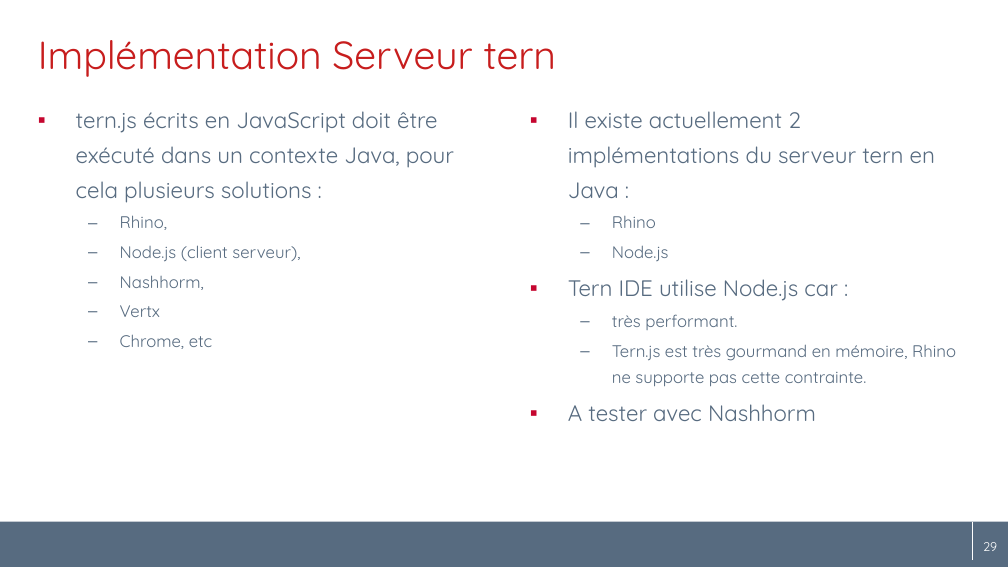
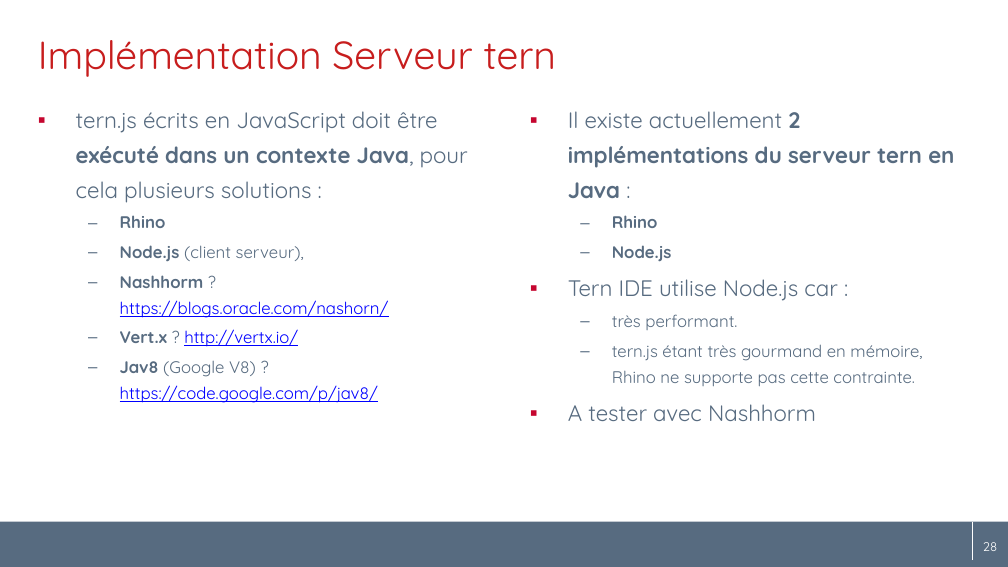
Before and after one commit to angelozerr/tern.java, a slide deck: slide 28 of docs/tern.java_fr.pptx (slide 29 before the commit). Drawn at 1008x567 pixels with LibreOffice and Linux fonts; fonts in the diff are those of the drawing; background and template pictures are left out. Boxes give left, top, right and bottom in pixels: in the first picture for what was removed or moved away, otherwise in the second. Text is boxed around its words. In the diff, an @@ line names an element or a change of style, - is before the commit and + after.

```diff
--- a/docs/tern.java_fr.pptx
+++ b/docs/tern.java_fr.pptx
@@ text at bbox=[76, 111, 468, 261]: bold on in "exécuté dans un contexte Java,", "Node.js" @@
@@ text at bbox=[568, 111, 954, 262]: bold on in "2 implémentations du serveur tern en Java", "Rhino", "Node.js" @@
@@ text at bbox=[120, 215, 166, 228]: text changed; bold on @@
-  – Rhino,
+  – Rhino
@@ text at bbox=[120, 275, 389, 403]: text changed; text colour #576B80 to #0000FF @@
-  – Nashhorm,
-  – Vertx
-  – Chrome, etc
+  – Nashhorm ? https://blogs.oracle.com/nashorn/
+  – Vert.x ? http://vertx.io/
+  – Jav8 (Google V8) ? https://code.google.com/p/jav8/
@@ text at bbox=[612, 344, 922, 386]: text changed @@
-  – Tern.js est très gourmand en mémoire, Rhino ne supporte pas cette contrainte.
+  – tern.js étant très gourmand en mémoire, Rhino ne supporte pas cette contrainte.
@@ page number at bbox=[978, 542, 992, 551]: text changed @@
-29
+28
@@ page number at bbox=[983, 542, 997, 551]: text changed @@
-29
+28
```
Also in this commit, not shown: 21 other slides changed, 1 slide removed.
